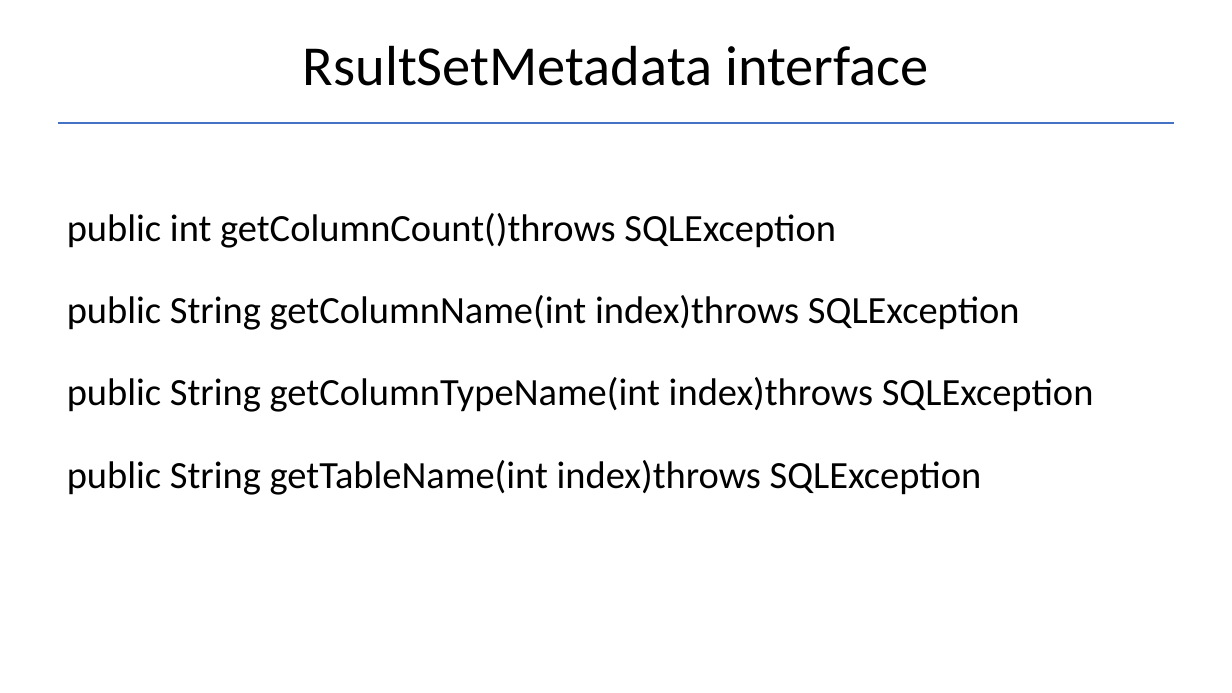
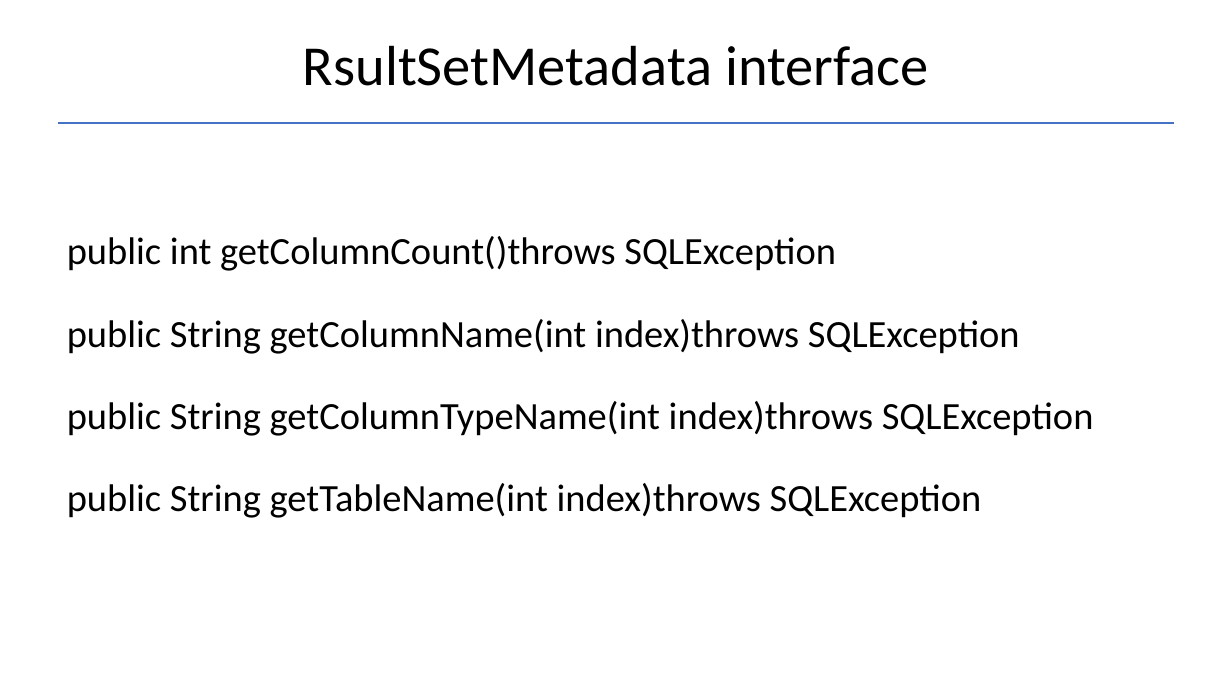
Before and after one commit to Garnik94/Levelup_presentations, a slide deck: slide 10 of JDBC/JDBC_Presentation.pptx. Drawn at 1232x693 pixels with LibreOffice and Linux fonts; fonts in the diff are those of the drawing. Boxes give left, top, right and bottom in pixels: in the first picture for what was removed or moved away, otherwise in the second. Text is boxed around its words. In the diff, an @@ line names an element or a change of style, - is before the commit and + after.

```diff
--- a/JDBC/JDBC_Presentation.pptx
+++ b/JDBC/JDBC_Presentation.pptx
@@ text "public int getColumnCount()throws SQLException" moved from (x1=67, y1=213, x2=1094, y2=495) to (x1=67, y1=236, x2=1094, y2=518) @@
```
Also in this commit, not shown: 1 other slide changed, 2 other files.
